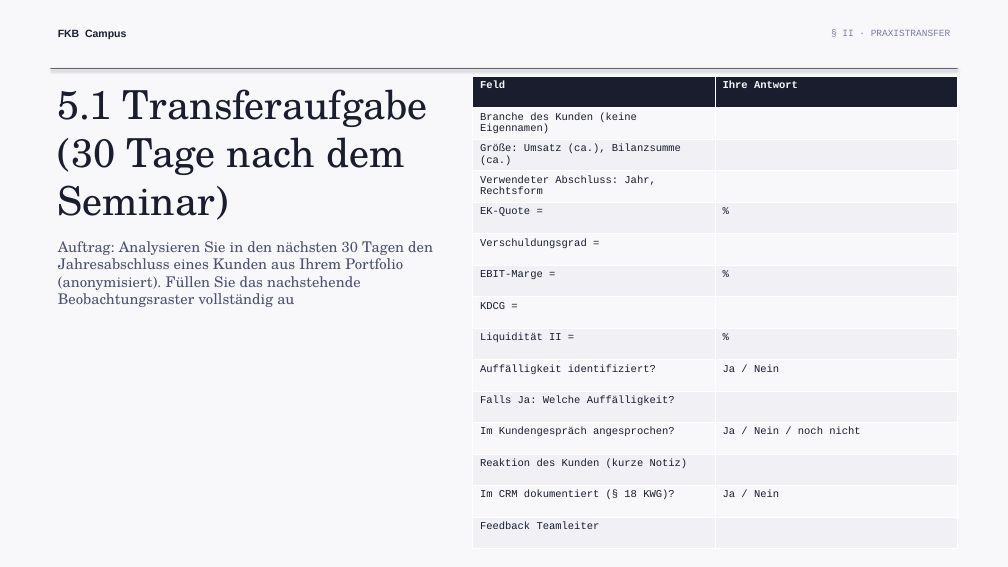
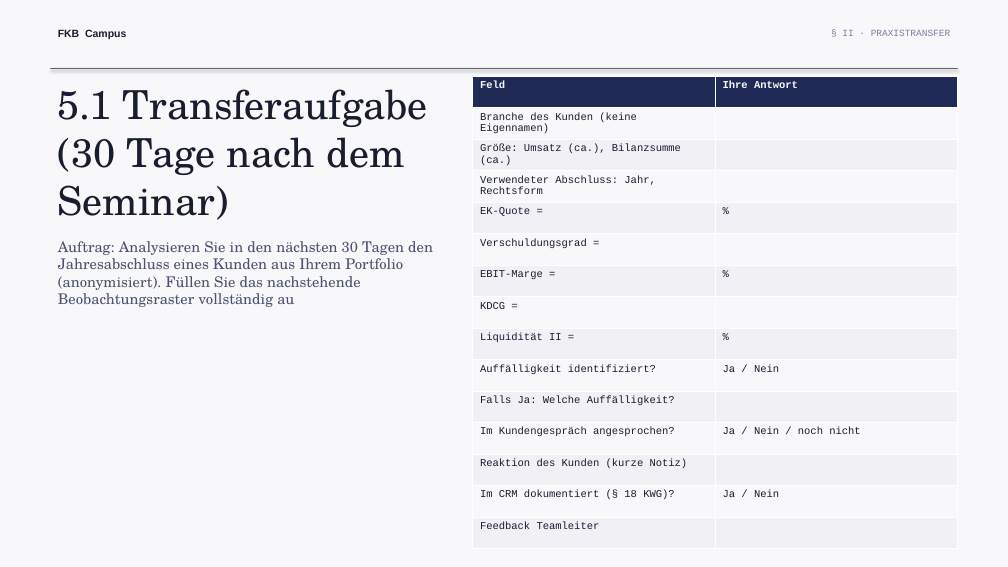
Before and after one commit to ck5rqc47pr-byte/firmenkundenakademie-online, a slide deck: slide 11 of public/downloads/praesentation/M01.pptx. Drawn at 1008x567 pixels with LibreOffice and Linux fonts; fonts in the diff are those of the drawing. Boxes give left, top, right and bottom in pixels: in the first picture for what was removed or moved away, otherwise in the second. Text is boxed around its words. In the diff, an @@ line names an element or a change of style, - is before the commit and + after.

```diff
--- a/public/downloads/praesentation/M01.pptx
+++ b/public/downloads/praesentation/M01.pptx
@@ table at box(473, 76, 958, 549) @@
@@ fill #191D2E to #1F2B56 in row 1 @@
```
Also in this commit, not shown: 7 other slides changed, 21 other files.
